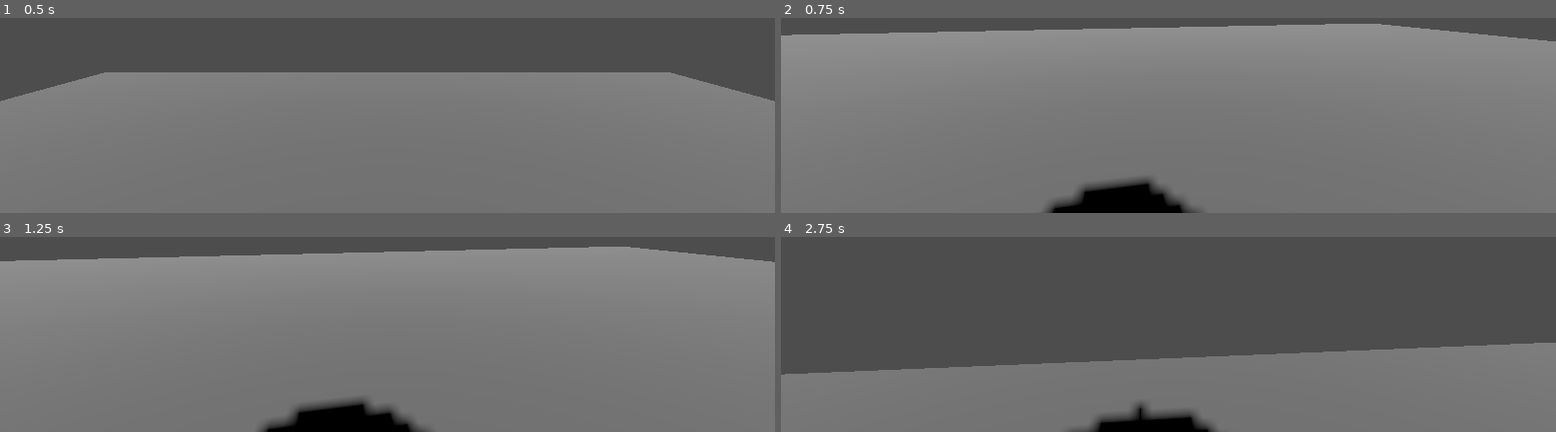
Above: before the commit, frames 1-4 (two rows, left to right).
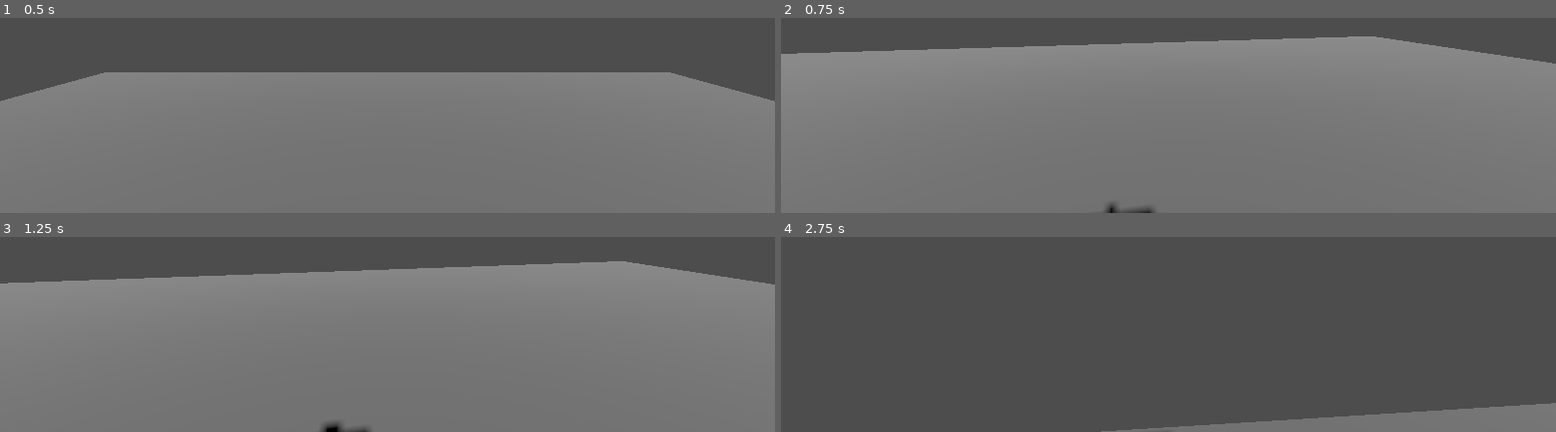
Above: after the commit, the same moments.

Repository: TheGirs0n/darkseeker
Game: Godot game, scene res://Assets/Scenes/Test/Test.tscn
Two runs of this game, one before a commit and one after it. Both use one fixed random seed, a clock stepped at 60 frames per second and the inputs below. The project has no main scene, so this scene is started directly.
Inputs (mouse positions are in pixels of both pictures, inside the frame that each line leads up to):
- Up to frame 1 (0.5 s): no input
- Up to frame 2 (0.75 s): move the mouse to (outside the picture) at 0.52 s; hold W (move_forward) from 0.53 s (still down); hold Ctrl (crouch) from 0.53 s (still down)
- Up to frame 3 (1.25 s): keep holding W (move_forward); keep holding Ctrl (crouch)
- Up to frame 4 (2.75 s): keep holding W (move_forward); move the mouse to (outside the picture) at 1.27 s; release Ctrl (crouch) at 1.28 s; tap Ctrl (crouch) at 1.35 s; move the mouse to (outside the picture) at 2.02 s; hold Ctrl (crouch) from 2.03 s (still down)

Frame 1 is identical in both runs. In frame 2, 11% of the frame differs, in the area x 0-100%, y 2-100%; in frame 3, 12%; in frame 4, 33%, in the area x 0-100%, y 54-100%.

Commit message:
crouch fix?

Diff:
--- a/Assets/Scripts/Player/PlayerMoveComponent.gd
+++ b/Assets/Scripts/Player/PlayerMoveComponent.gd
@@ -32,13 +32,12 @@
 func _input(event: InputEvent) -> void:
 	if event.is_action_pressed("crouch"):
 		is_crouch = !is_crouch
-		move_speed = crouch_speed if is_crouch else walk_speed
+		crouch_move()
 
 
 func _physics_process(delta: float) -> void:
 	apply_gravity(delta)
 	normal_move()
-	crouch_move()
 
 	body_to_move.move_and_slide()
 
@@ -57,10 +56,14 @@
 
 func crouch_move():
 	if is_crouch:
+		move_speed = crouch_speed
 		collision_shape.shape.height = crouch_height
+		collision_shape.position.y -= crouch_height / 2
 		head.position.y = crouch_eyes_y_pos
 	else:
+		move_speed = walk_speed
 		collision_shape.shape.height = walk_height
+		collision_shape.position.y += crouch_height / 2
 		head.position.y = walk_eyes_y_pos
 
 
